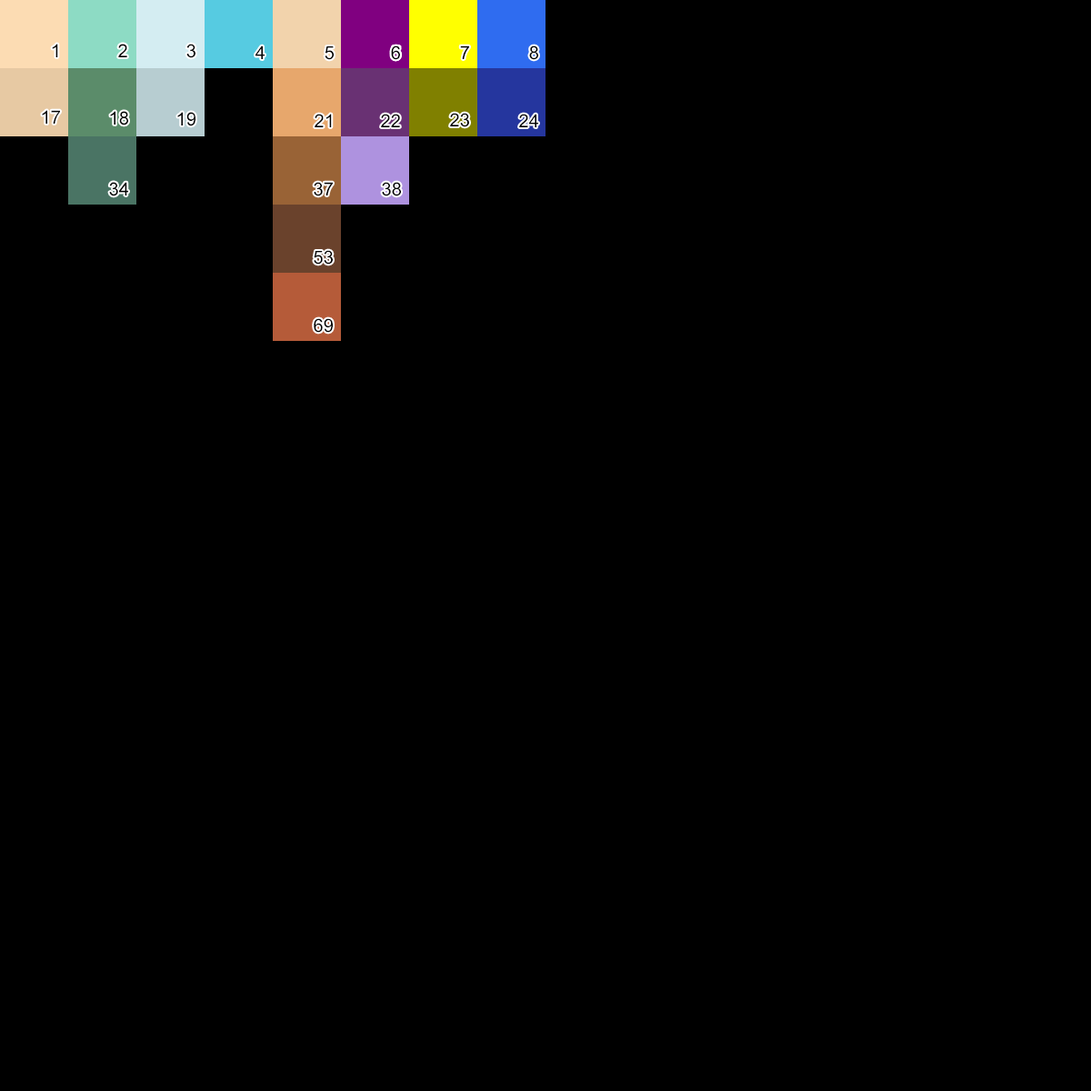
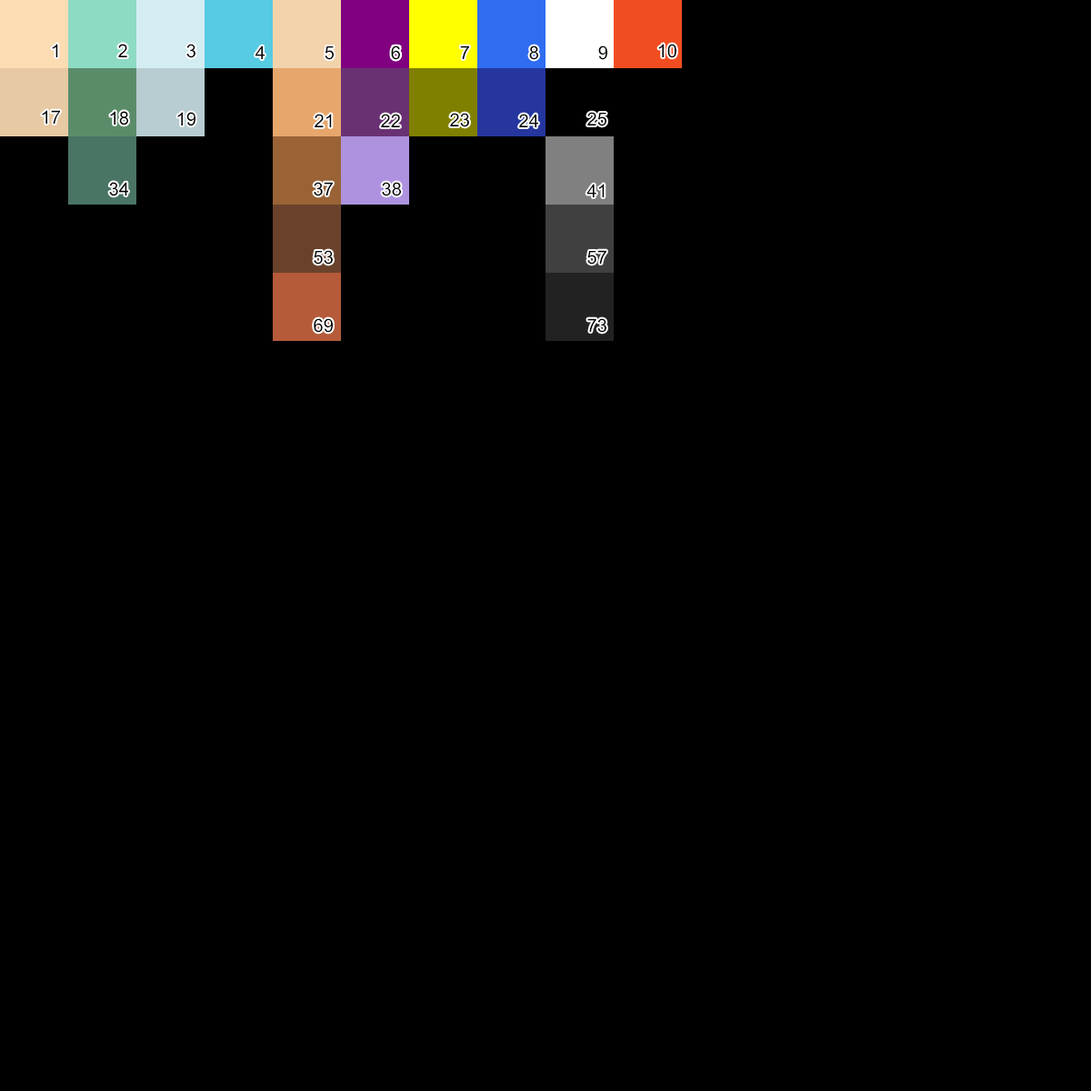
Before/after of a 1091 × 1091 layered artwork. What changed in the layer stack:
added layer "73" in group "Palette Numbers" over [587, 318, 607, 333]
added layer "57" in group "Palette Numbers" over [587, 250, 607, 265]
added layer "41" in group "Palette Numbers" over [586, 183, 605, 198]
added layer "25" in group "Palette Numbers" over [587, 111, 607, 127]
added layer "10" in group "Palette Numbers" over [658, 43, 677, 59]
added layer "9" in group "Palette Numbers" over [598, 45, 608, 61]
painted on "ColorPalette" over [545, 0, 683, 342]
